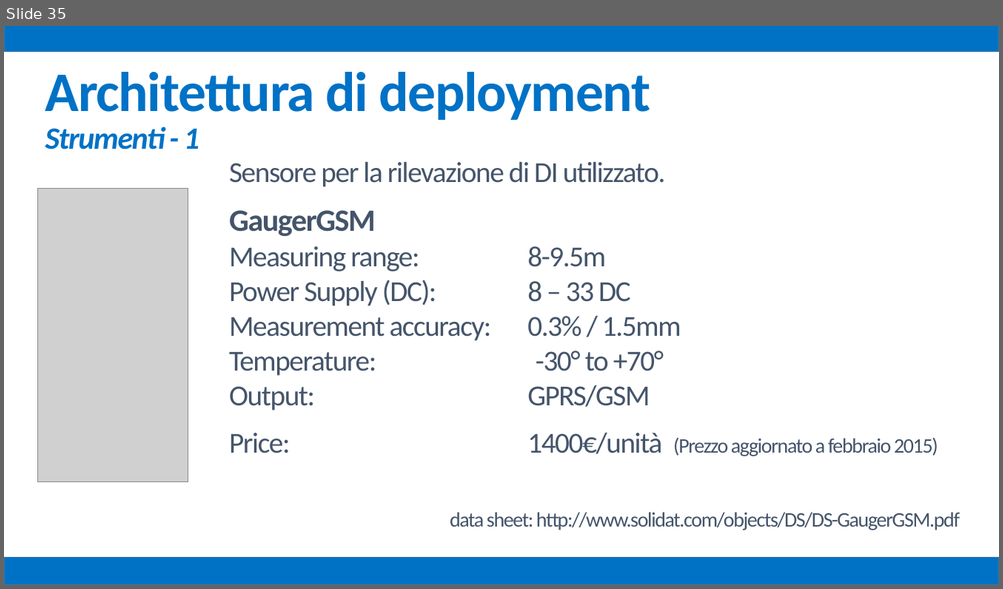
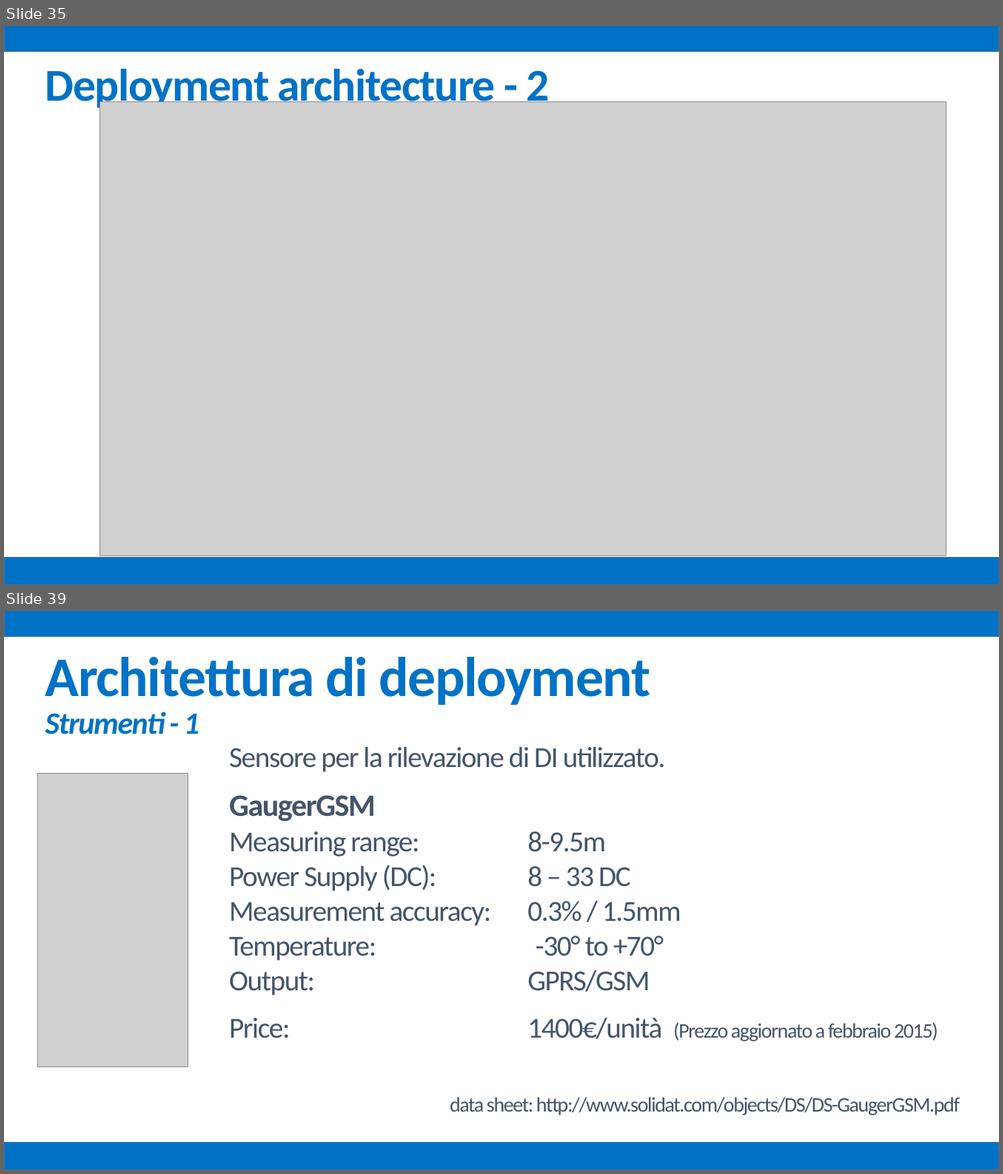
Before and after one commit to mz1991/ProgettoFebbraio2015, a slide deck: Febbraio 2015.pptx. Shown one above the other, each under a label of ours: slide 35 before the commit, slides 35 and 39 after it; the slides between them are not shown. The pictures are 1003x589 and 1003x1174 pixels, drawn with LibreOffice and Linux fonts; fonts in the diff are those of the drawing; grey boxes stand for pictures. Boxes give left, top, right and bottom in pixels: in the first picture for what was removed or moved away, otherwise in the second. Text is boxed around its words. In the diff, an @@ line names an element or a change of style, - is before the commit and + after.

```diff
--- a/Febbraio 2015.pptx
+++ b/Febbraio 2015.pptx
@@ slide 35 added at box(4, 26, 999, 585), background #FFFFFF @@
@@ rectangle added at box(4, 26, 999, 52), fill #0072C6, outline #43739E 1 pt @@
@@ text added at box(45, 68, 549, 112), 44 pt, text #0072C6, bold @@
+Deployment architecture - 2
@@ picture added at box(100, 101, 946, 556) @@
@@ rectangle added at box(4, 557, 999, 585), fill #0072C6, outline #43739E 1 pt @@
@@ what was slide 35 is now slide 39 @@
```
Also in this commit, not shown: 2 slides changed, 3 other slides added, 1 other file.
